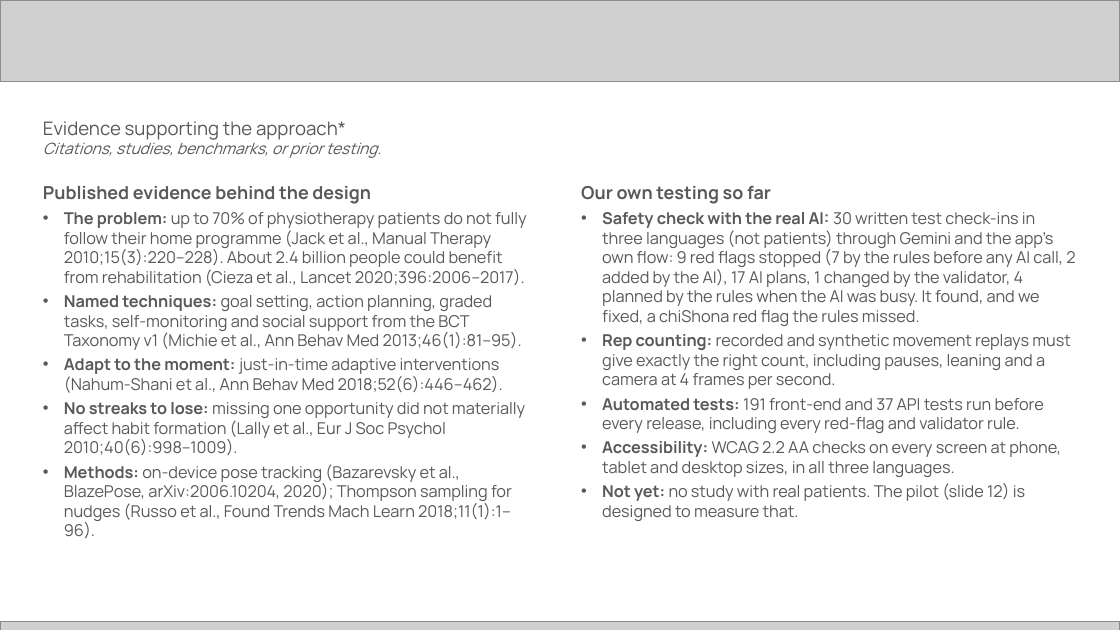
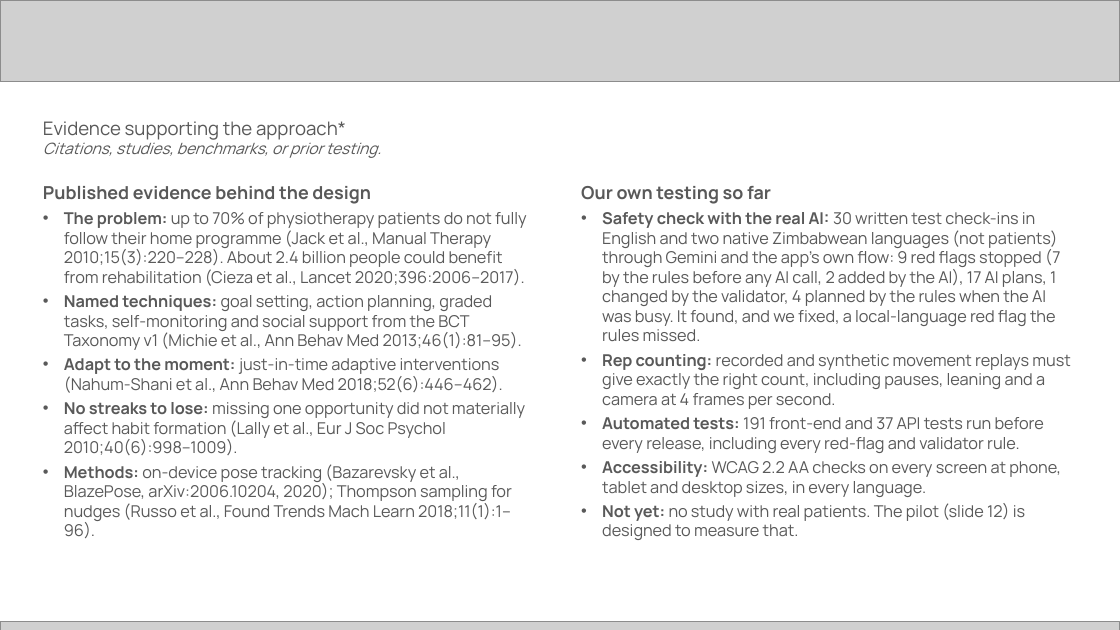
Before and after one commit to harrymakoni-netizen/Recover-Lens-, a slide deck: slide 7 of docs/hack2skill/RecoverLens-Future-Health-submission.pptx. Drawn at 1120x630 pixels with LibreOffice and Linux fonts; fonts in the diff are those of the drawing; grey boxes stand for pictures. Boxes give left, top, right and bottom in pixels: in the first picture for what was removed or moved away, otherwise in the second. Text is boxed around its words. In the diff, an @@ line names an element or a change of style, - is before the commit and + after.

```diff
--- a/docs/hack2skill/RecoverLens-Future-Health-submission.pptx
+++ b/docs/hack2skill/RecoverLens-Future-Health-submission.pptx
@@ text at <box>602,212,1060,341</box>: text changed @@
-• Safety check with the real AI: 30 written test check-ins in three languages (not patients) through Gemini and the app's own flow: 9 red flags stopped (7 by the rules before any AI call, 2 added by the AI), 17 AI plans, 1 changed by the validator, 4 planned by the rules when the AI was busy. It found, and we fixed, a chiShona red flag the rules missed.
+• Safety check with the real AI: 30 written test check-ins in English and two native Zimbabwean languages (not patients) through Gemini and the app's own flow: 9 red flags stopped (7 by the rules before any AI call, 2 added by the AI), 17 AI plans, 1 changed by the validator, 4 planned by the rules when the AI was busy. It found, and we fixed, a local-language red flag the rules missed.
@@ text at <box>602,461,1061,497</box>: text changed @@
-• Accessibility: WCAG 2.2 AA checks on every screen at phone, tablet and desktop sizes, in all three languages.
+• Accessibility: WCAG 2.2 AA checks on every screen at phone, tablet and desktop sizes, in every language.
```
Also in this commit, not shown: 10 other slides changed, 2 other files.
